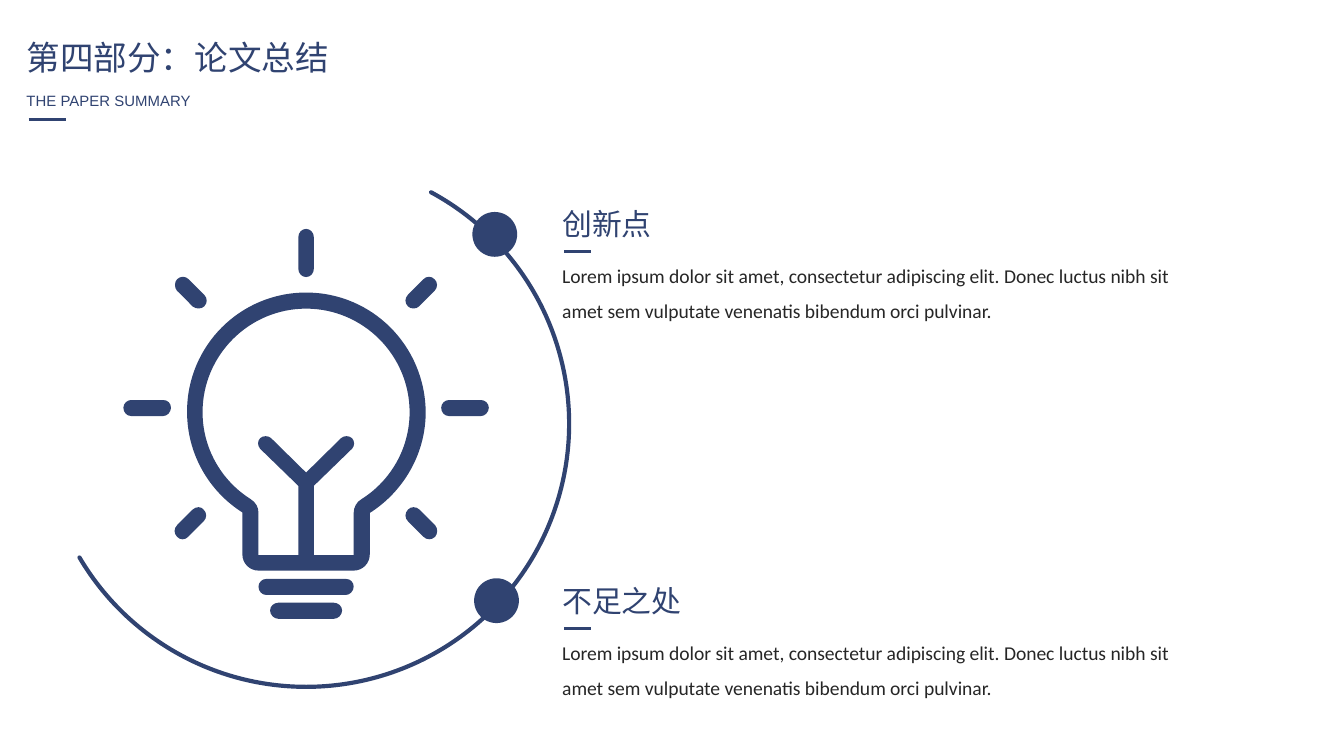
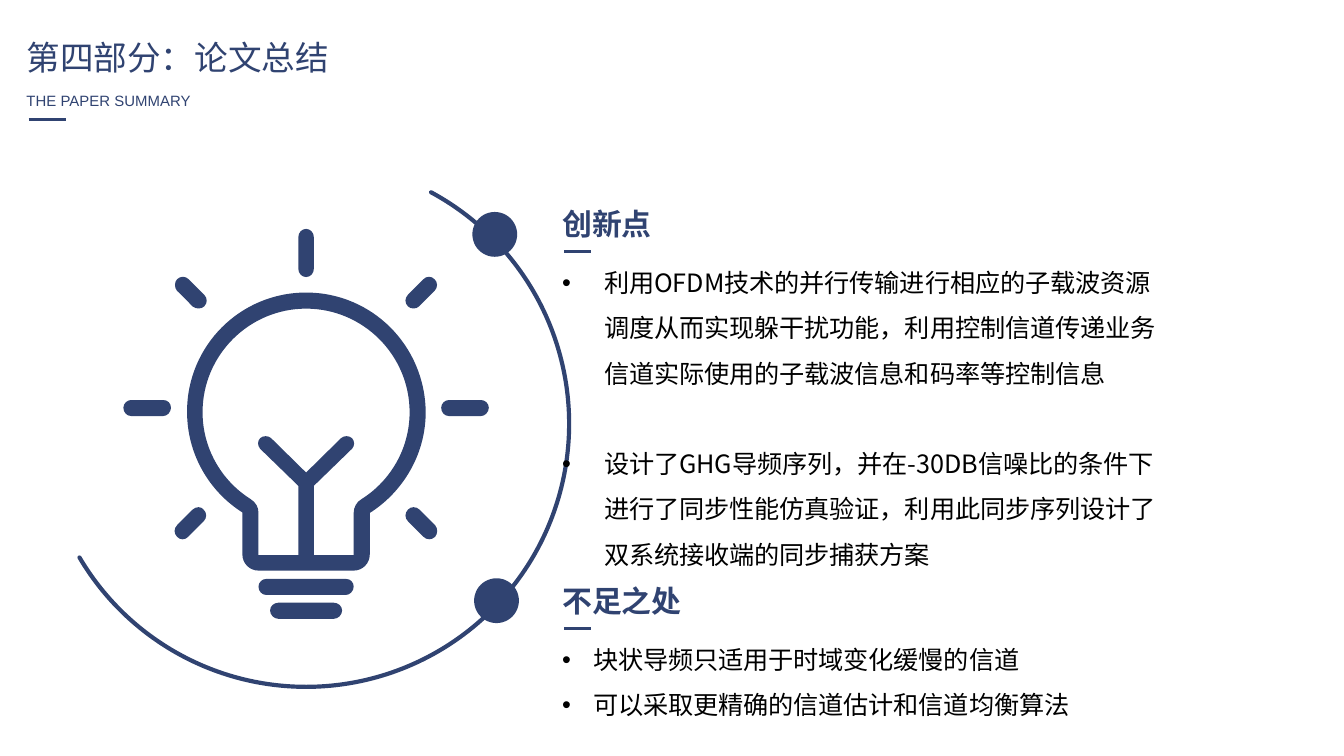
Before and after one commit to yxm785872911/paper, a slide deck: slide 26 of 答辩ppt初稿.pptx (slide 25 before the commit). Drawn at 1344x756 pixels with LibreOffice and Linux fonts; fonts in the diff are those of the drawing. Boxes give left, top, right and bottom in pixels: in the first picture for what was removed or moved away, otherwise in the second. Text is boxed around its words. In the diff, an @@ line names an element or a change of style, - is before the commit and + after.

```diff
--- a/答辩ppt初稿.pptx
+++ b/答辩ppt初稿.pptx
@@ text "创新点" at (562, 209, 651, 238): bold on @@
@@ text at (604, 270, 1156, 566): text changed; size 10.5 to 13.5 pt; font Calibri to Noto Sans CJK SC; text colour #262626 to #000000 @@
-Lorem ipsum dolor sit amet, consectetur adipiscing elit. Donec luctus nibh sit amet sem vulputate venenatis bibendum orci pulvinar.
+• 利用OFDM技术的并行传输进行相应的子载波资源调度从而实现躲干扰功能，利用控制信道传递业务信道实际使用的子载波信息和码率等控制信息
+• 设计了GHG导频序列，并在-30DB信噪比的条件下进行了同步性能仿真验证，利用此同步序列设计了双系统接收端的同步捕获方案
@@ text "不足之处" at (562, 586, 681, 615): bold on @@
@@ text at (593, 647, 1069, 716): text changed; size 10.5 to 13.5 pt; font Calibri to Noto Sans CJK SC; text colour #262626 to #000000 @@
-Lorem ipsum dolor sit amet, consectetur adipiscing elit. Donec luctus nibh sit amet sem vulputate venenatis bibendum orci pulvinar.
+• 块状导频只适用于时域变化缓慢的信道
+• 可以采取更精确的信道估计和信道均衡算法
```
Also in this commit, not shown: 1 other slide changed, 4 slides added, 6 slides removed, 1 other file.
